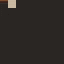
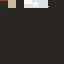
The second w=64, h=64 image is a revision of the first. Changes to its layers:
painted on "Background" over [24, 0, 49, 8]
